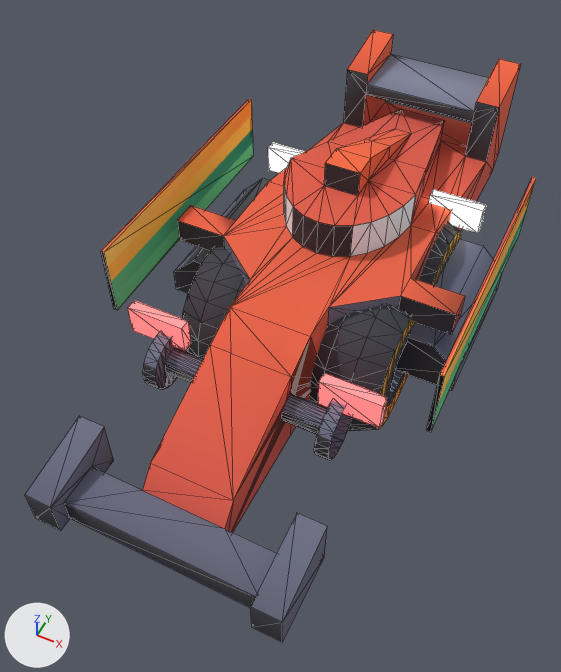
The glTF model public/models/derby/racecar.glb as it was, and as the next commit left it.
Both versions are drawn from a 50 mm camera at (2.89, -7.15, 8.14) aimed at (-0.27, -0.82, 0.23). Arrows for +X, +Y and +Z are at lower left; the lights stay in place. The picture after the commit comes second. Mesh edges are drawn as thin lines. Where no turn or scale is listed for an object, it has been applied to the vertices.

Names of what the first picture shows: 'body', 'door_l', 'door_r', 'headlight_r', 'hood', 'taillight_l', 'taillight_r', 'trunk', 'wheel_fl', 'wheel_fr', 'wheel_rl' and 1 more.
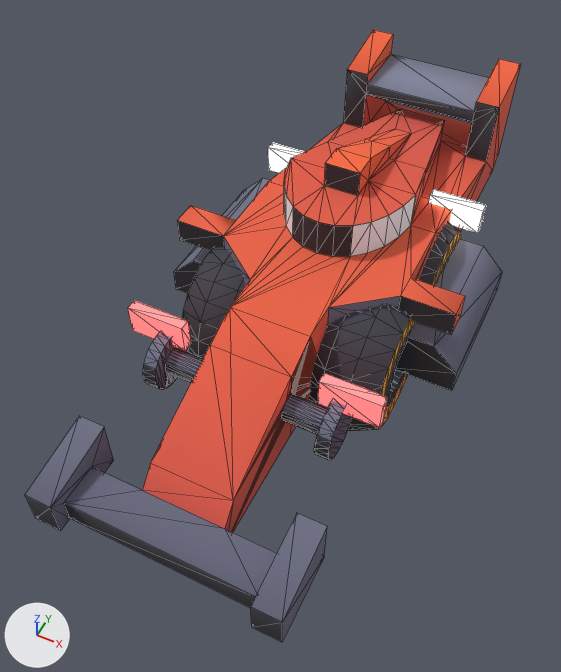
Boxes (x1, y1, x2, y2) around the edits, measured in the pictures (561 x 672 px):
'door_l', deleted
    before: (101, 99, 253, 310)
'door_r', deleted
    before: (427, 177, 536, 432)

The edits, one by one:
Object 'door_l' (ob_door_l) is deleted.
Object 'door_r' (ob_door_r) is deleted.
